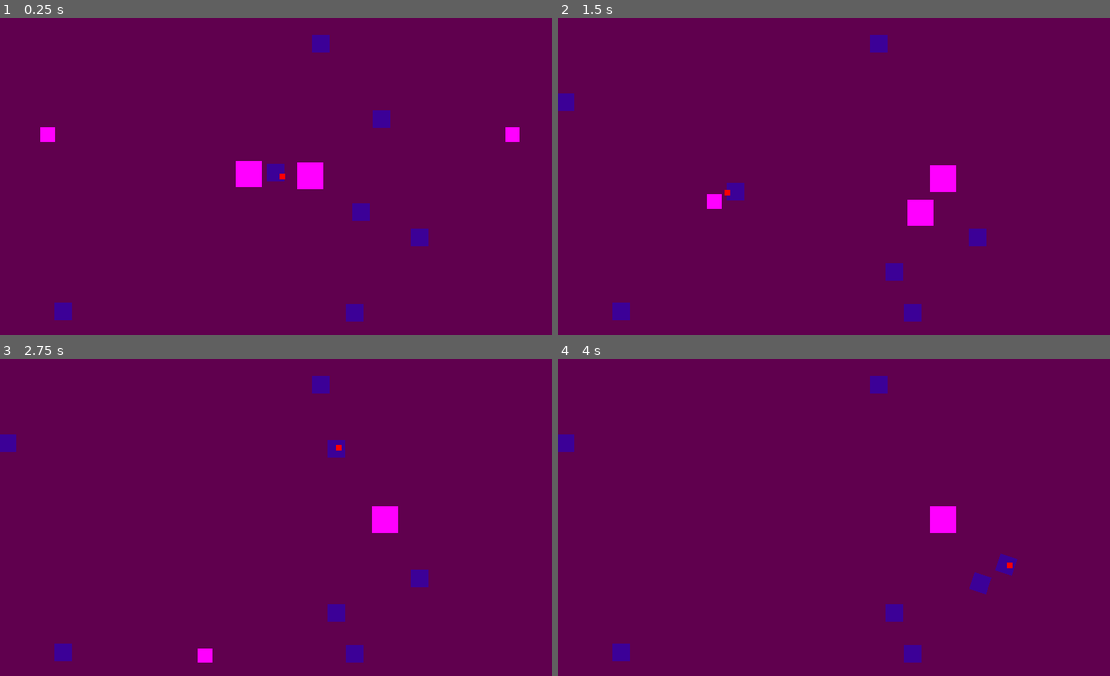
Above: before the commit, frames 1-4 (two rows, left to right).
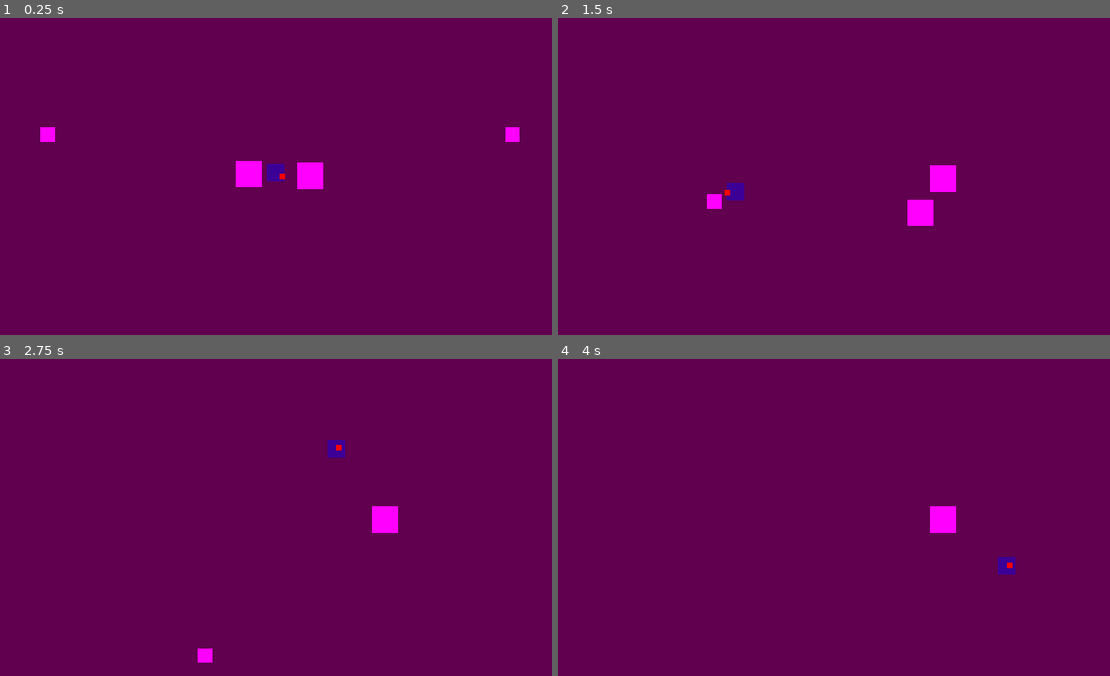
Above: after the commit, the same moments.

Repository: riioze/GameJamFevrier2024
Game: Godot game, scene res://scenes/main.tscn
Two runs of this game, one before a commit and one after it. Both use one fixed random seed, a clock stepped at 60 frames per second and the inputs below.
Inputs (mouse positions are in pixels of both pictures, inside the frame that each line leads up to):
- Up to frame 1 (0.25 s): no input
- Up to frame 2 (1.5 s): tap Enter at 0.5 s; move the mouse to (966, 160) at 0.52 s; hold D (MoveLeftArmToRight) 0.53-1.28 s; move the mouse to (729, 192) at 1.27 s; hold S (MoveLeftArmToBottom) from 1.28 s (still down)
- Up to frame 3 (2.75 s): move the mouse to (336, 447) at 2.02 s; release S (MoveLeftArmToBottom) at 2.03 s; hold D (MoveLeftArmToRight) from 2.03 s (still down)
- Up to frame 4 (4 s): tap Space at 2.75 s; move the mouse to (811, 580) at 2.77 s; tap Enter at 3.5 s; move the mouse to (1010, 565) at 3.52 s; release D (MoveLeftArmToRight) at 3.53 s; hold S (MoveLeftArmToBottom) from 3.53 s (still down)

The runs differ from the first frame. In frame 1, 1.1% of the frame differs, in the area x 9-78%, y 5-96%; in frame 2, 1.1%; in frame 3, 1.1%; in frame 4, 1.1%, in the area x 0-84%, y 5-96%.
Error after the commit: Parse Error: Could not parse global class "ScoreManager" from "res://scripts/score_manager.gd". (res://scripts/game_manager.gd:5)

Commit message:
deleted score node to avoid conflicts

Diff:
--- a/scenes/game.tscn
+++ b/scenes/game.tscn
@@ -7,7 +7,6 @@
 [ext_resource type="Resource" uid="uid://do2muwwrnusnv" path="res://resources/grade/Good.tres" id="6_diick"]
 [ext_resource type="Resource" uid="uid://dpp166k3o7m2k" path="res://resources/grade/Bad.tres" id="7_3rfdo"]
 [ext_resource type="Script" path="res://scripts/round_manager.gd" id="8_iq5pv"]
-[ext_resource type="PackedScene" uid="uid://dbbqpr32frnaj" path="res://score.tscn" id="9_8uecg"]
 [ext_resource type="PackedScene" uid="uid://bjiujhb3mbxhn" path="res://scenes/hands/hands.tscn" id="9_siahs"]
 
 [sub_resource type="PlaceholderTexture2D" id="PlaceholderTexture2D_h28pv"]
@@ -33,5 +32,3 @@
 script = ExtResource("8_iq5pv")
 
 [node name="hands" parent="." instance=ExtResource("9_siahs")]
-
-[node name="score" parent="." instance=ExtResource("9_8uecg")]
--- a/scripts/score_manager.gd
+++ b/scripts/score_manager.gd
@@ -21,8 +21,7 @@
 
 func load_scores():
 	var file : FileAccess = FileAccess.open("res://save_game.txt",FileAccess.READ)
-	var content : String = file.get_as_text().replace('\n','')
-	file.close()
+	var content : String = file.get_as_text().replace('\n','')	file.close()
 	if content == "":
 
 		return
Not shown: 1 places in scenes/game.tscn that only renumber resources
